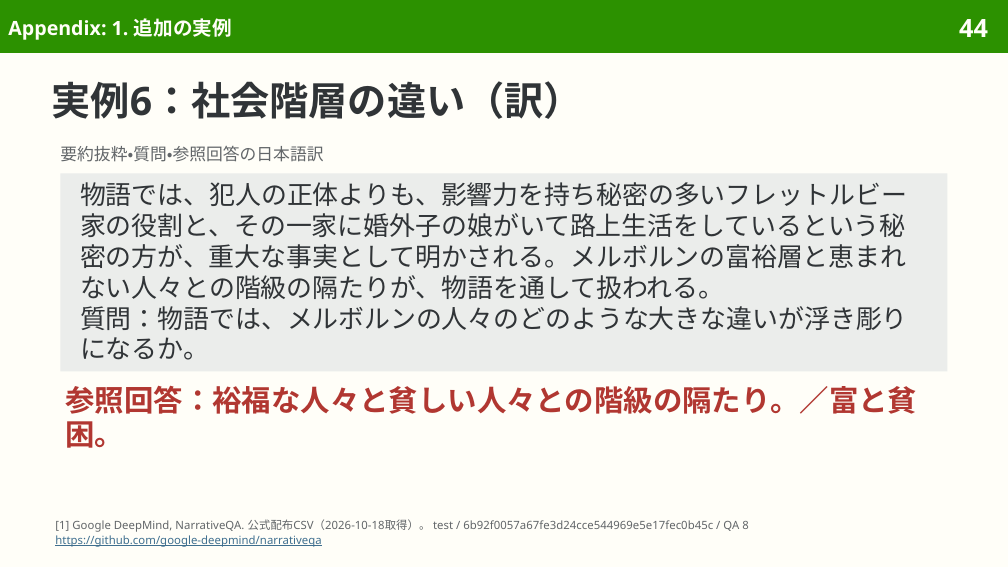
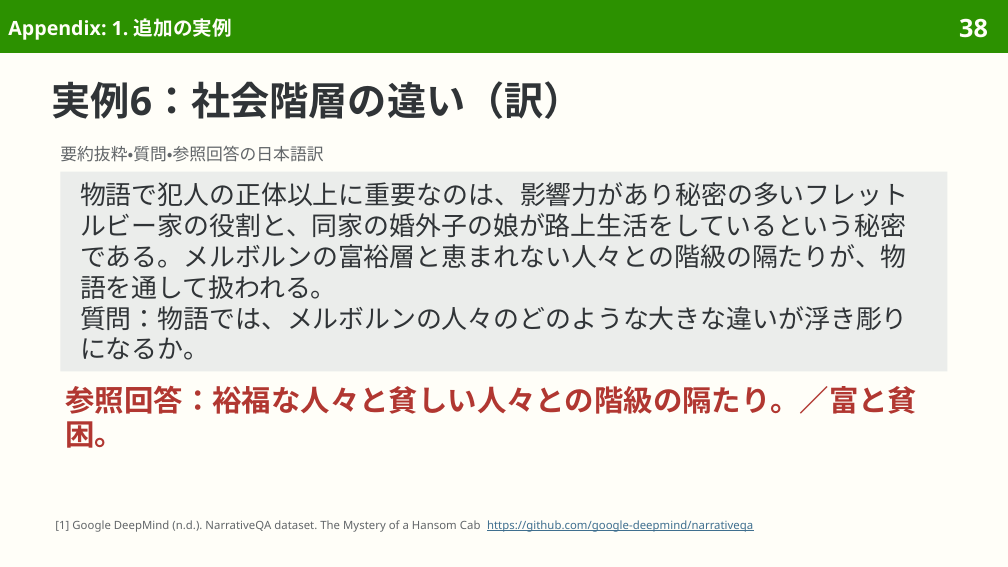
Before and after one commit to sasakiy84/datasets-in-10-minutes, a slide deck: slide 38 of slides/datasets-in-10-minutes-narrativeqa.pptx (slide 44 before the commit). Drawn at 1008x567 pixels with LibreOffice and Linux fonts; fonts in the diff are those of the drawing. Boxes give left, top, right and bottom in pixels: in the first picture for what was removed or moved away, otherwise in the second. Text is boxed around its words. In the diff, an @@ line names an element or a change of style, - is before the commit and + after.

Commit message:
Center NarrativeQA on narrative comprehension and full reference answers

```diff
--- a/slides/datasets-in-10-minutes-narrativeqa.pptx
+++ b/slides/datasets-in-10-minutes-narrativeqa.pptx
@@ page number at [959,18,988,38]: text changed @@
-44
+38
@@ text in rectangle at [80,182,908,299]: text changed @@
-物語では、犯人の正体よりも、影響力を持ち秘密の多いフレットルビー家の役割と、その一家に婚外子の娘がいて路上生活をしているという秘密の方が、重大な事実として明かされる。メルボルンの富裕層と恵まれない人々との階級の隔たりが、物語を通して扱われる。
+物語で犯人の正体以上に重要なのは、影響力があり秘密の多いフレットルビー家の役割と、同家の婚外子の娘が路上生活をしているという秘密である。メルボルンの富裕層と恵まれない人々との階級の隔たりが、物語を通して扱われる。
@@ text at [55,520,753,532]: text changed @@
-[1] Google DeepMind, NarrativeQA. 公式配布CSV（2026-10-18取得）。 test / 6b92f0057a67fe3d24cce544969e5e17fec0b45c / QA 8
-https://github.com/google-deepmind/narrativeqa
+[1] Google DeepMind (n.d.). NarrativeQA dataset. The Mystery of a Hansom Cab https://github.com/google-deepmind/narrativeqa
```
Also in this commit, not shown: 47 other slides changed, 1 slide added, 9 slides removed, 41 other files.
